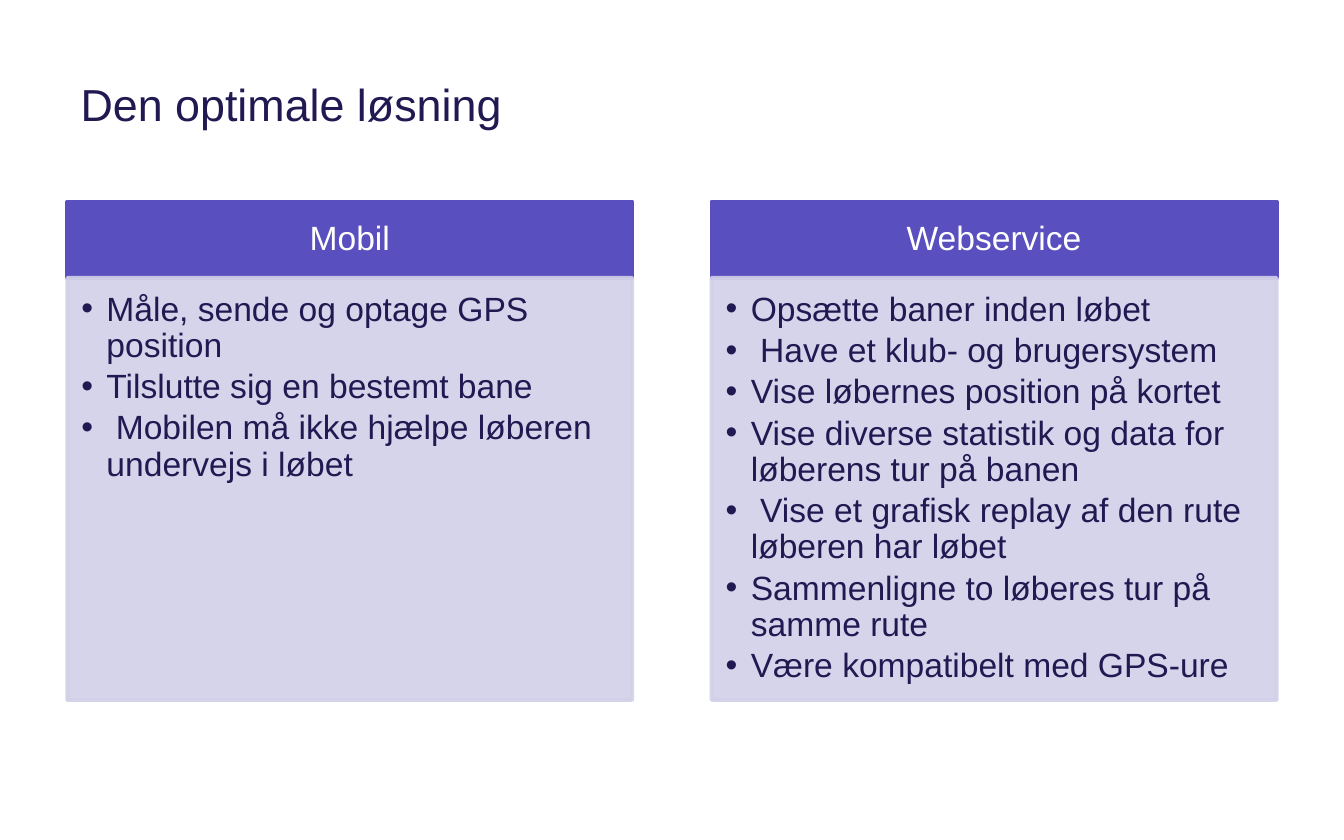
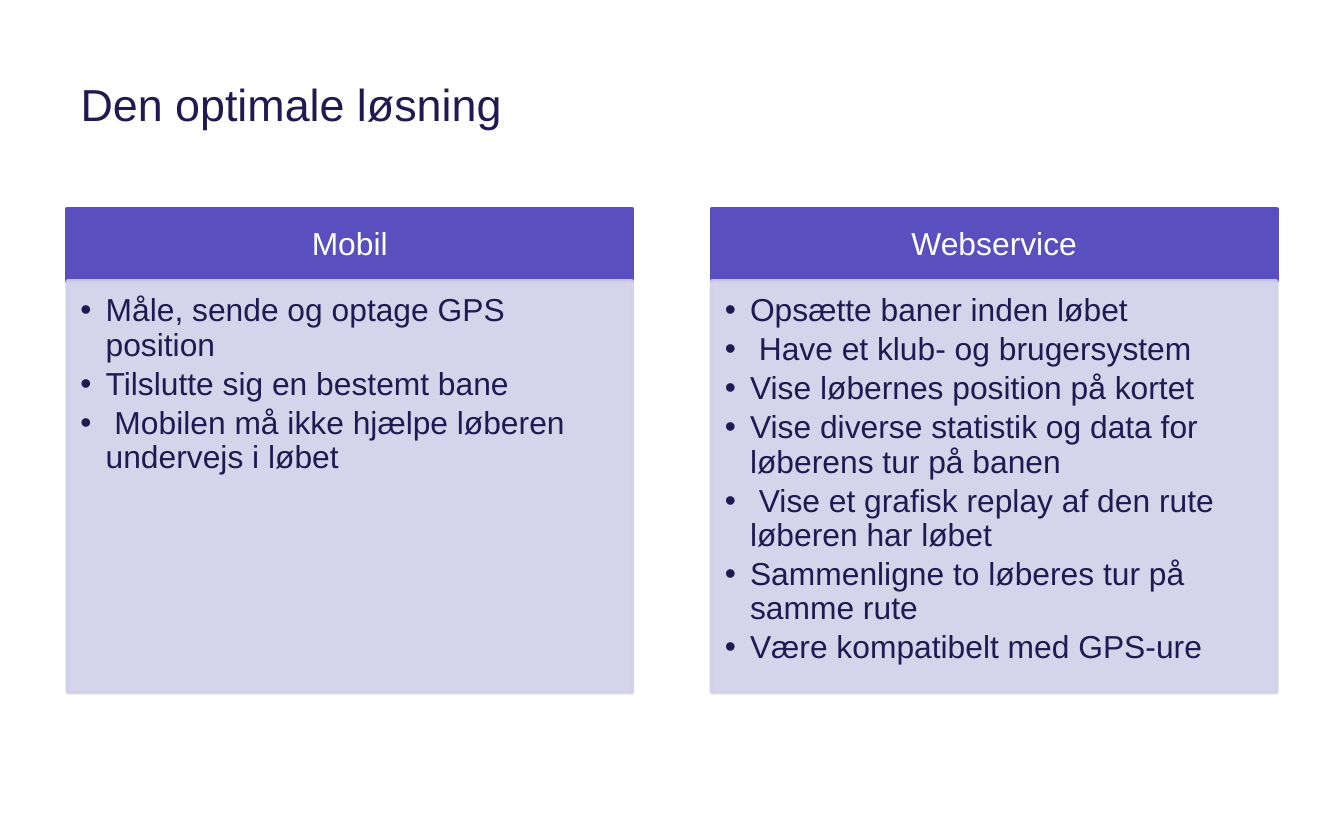
Before and after one commit to Haurum/P2, a slide deck: slide 7 of PP OT.pptx. Drawn at 1344x840 pixels with LibreOffice and Linux fonts; fonts in the diff are those of the drawing; background and template pictures are left out. Boxes give left, top, right and bottom in pixels: in the first picture for what was removed or moved away, otherwise in the second. Text is boxed around its words. In the diff, an @@ line names an element or a change of style, - is before the commit and + after.

```diff
--- a/PP OT.pptx
+++ b/PP OT.pptx
@@ text "Mobil": place and size @@
-text "Mobil" at bbox=[310, 225, 390, 251]
+text "Mobil" at bbox=[312, 232, 388, 256]
@@ rectangle: place and size @@
-rectangle at bbox=[67, 202, 633, 278]
+rectangle at bbox=[67, 210, 633, 282]
@@ size 18 to 17 pt in 4 elements at bbox=[106, 296, 565, 474], bbox=[750, 298, 1214, 664], bbox=[312, 232, 388, 256], bbox=[911, 232, 1076, 256] @@
@@ text "Webservice": place and size @@
-text "Webservice" at bbox=[907, 225, 1082, 251]
+text "Webservice" at bbox=[911, 232, 1076, 256]
@@ rectangle: place and size @@
-rectangle at bbox=[711, 202, 1277, 278]
+rectangle at bbox=[711, 210, 1277, 282]
@@ rectangle: place and size @@
-rectangle at bbox=[67, 278, 633, 700]
+rectangle at bbox=[67, 281, 633, 692]
@@ rectangle: place and size @@
-rectangle at bbox=[711, 278, 1277, 700]
+rectangle at bbox=[711, 281, 1277, 692]
```
Also in this commit, not shown: 6 other slides changed, 3 other files.
